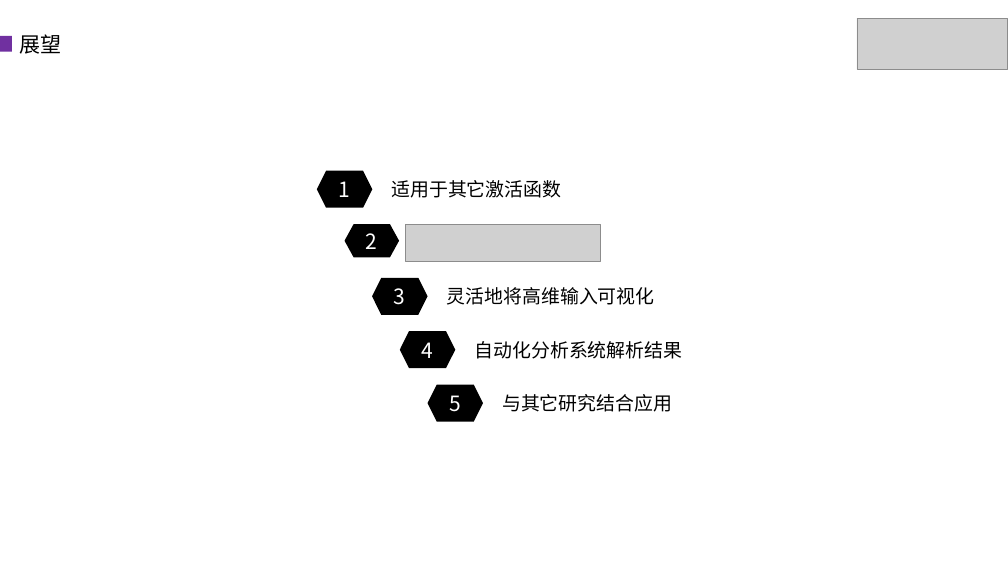
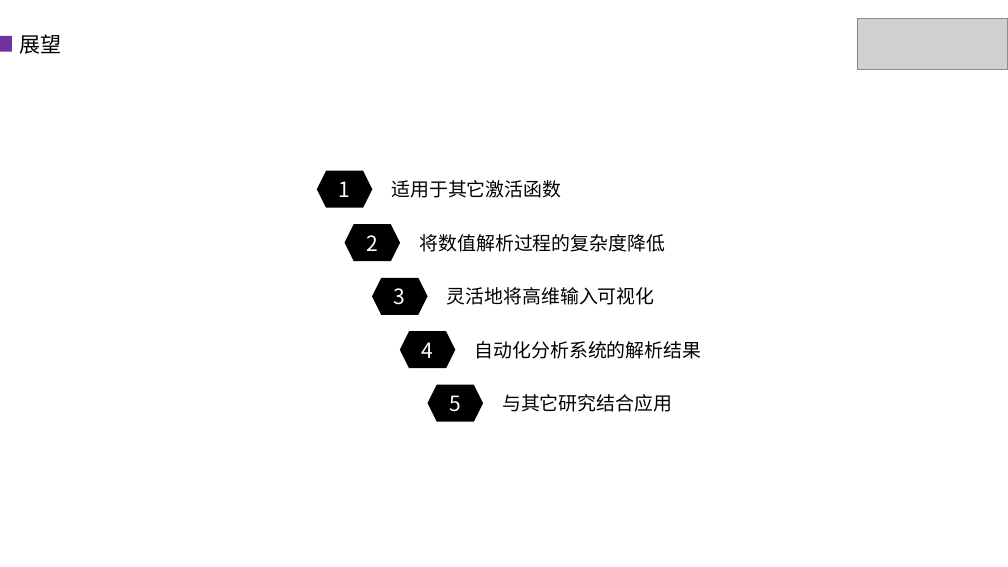
Before and after one commit to ChenErTong/NeuralNetworkSolver, a slide deck: slide 10 of paper/神经网络的自动化数值解析技术.ppt (slide 9 before the commit). Drawn at 1008x567 pixels with LibreOffice and Linux fonts; fonts in the diff are those of the drawing; grey boxes stand for pictures. Boxes give left, top, right and bottom in pixels: in the first picture for what was removed or moved away, otherwise in the second. Text is boxed around its words. In the diff, an @@ line names an element or a change of style, - is before the commit and + after.

```diff
--- a/paper/神经网络的自动化数值解析技术.ppt
+++ b/paper/神经网络的自动化数值解析技术.ppt
@@ hexagon "2" at [345, 224, 400, 261]: proportions changed @@
@@ picture removed at [406, 224, 601, 261] @@
@@ text added at [420, 234, 666, 252], 18 pt, text #000000 @@
+将数值解析过程的复杂度降低
@@ text at [475, 341, 702, 359]: text changed @@
-自动化分析系统解析结果
+自动化分析系统的解析结果
```
Also in this commit, not shown: 2 other slides changed, 1 slide added, 2 other files.
